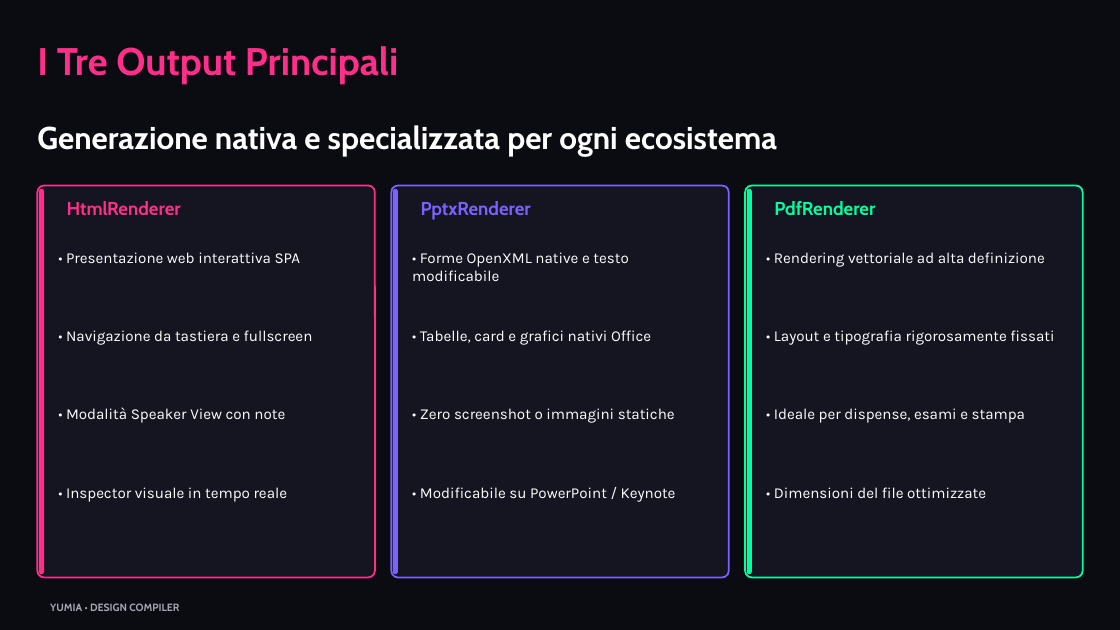
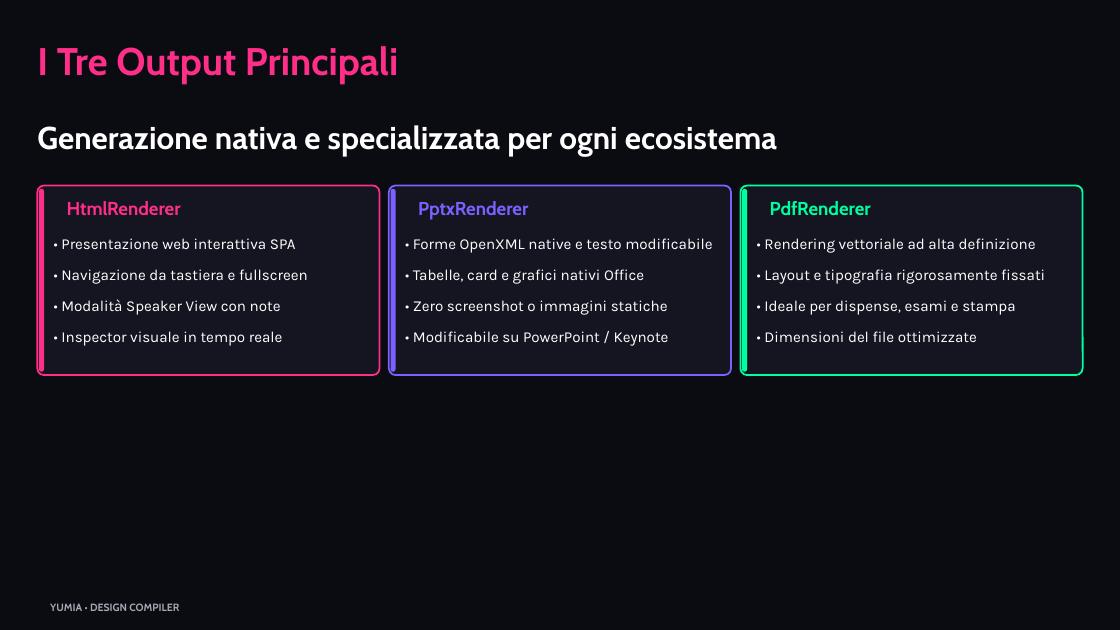
Before and after one commit to biagio-scaglia/Yumia-MD, a slide deck: slide 8 of presentation.pptx. Drawn at 1120x630 pixels with LibreOffice and Linux fonts; fonts in the diff are those of the drawing. Boxes give left, top, right and bottom in pixels: in the first picture for what was removed or moved away, otherwise in the second. Text is boxed around its words. In the diff, an @@ line names an element or a change of style, - is before the commit and + after.

Commit message:
fix(layout,html): prevent grid cards from overflowing slide height
Tighten paragraph/list estimates, densify card packing, and equalize row heights so uneven bullet columns stay closed within 16:9.

```diff
--- a/presentation.pptx
+++ b/presentation.pptx
@@ rounded rectangle: place and size @@
-rounded rectangle at [37, 186, 375, 578]
+rounded rectangle at [37, 186, 379, 376]
@@ rounded rectangle: place and size @@
-rounded rectangle at [39, 189, 44, 575]
+rounded rectangle at [39, 189, 44, 372]
@@ rounded rectangle: place and size @@
-rounded rectangle at [392, 186, 729, 578]
+rounded rectangle at [389, 186, 731, 376]
@@ rounded rectangle: place and size @@
-rounded rectangle at [393, 189, 398, 575]
+rounded rectangle at [391, 189, 396, 372]
@@ proportions changed in 3 elements at [389, 186, 731, 376], [37, 186, 379, 376], [740, 186, 1082, 376] @@
@@ rounded rectangle: place and size @@
-rounded rectangle at [745, 186, 1083, 578]
+rounded rectangle at [740, 186, 1082, 376]
@@ rounded rectangle: place and size @@
-rounded rectangle at [747, 189, 752, 575]
+rounded rectangle at [742, 189, 747, 372]
@@ text "PdfRenderer": place and size @@
-text "PdfRenderer" at [774, 201, 875, 215]
+text "PdfRenderer" at [770, 201, 871, 215]
@@ text "• Presentazione web interattiva SPA": place and size @@
-text "• Presentazione web interattiva SPA" at [66, 252, 301, 263]
+text "• Presentazione web interattiva SPA" at [61, 238, 296, 249]
@@ text "• Forme OpenXML native e ..." rewrapped from [412, 252, 628, 281] to [413, 238, 712, 253] @@
@@ text "• Rendering vettoriale ad alta ...": place and size @@
-text "• Rendering vettoriale ad alta ..." at [774, 252, 1045, 267]
+text "• Rendering vettoriale ad alta ..." at [764, 238, 1036, 253]
@@ text "• Navigazione da tastiera e ...": place and size @@
-text "• Navigazione da tastiera e ..." at [66, 330, 313, 345]
+text "• Navigazione da tastiera e ..." at [61, 269, 308, 284]
@@ text "• Tabelle, card e grafici ...": place and size @@
-text "• Tabelle, card e grafici ..." at [420, 330, 651, 345]
+text "• Tabelle, card e grafici ..." at [413, 269, 644, 284]
@@ text "• Layout e tipografia rigorosamente ...": place and size @@
-text "• Layout e tipografia rigorosamente ..." at [774, 330, 1054, 345]
+text "• Layout e tipografia rigorosamente ..." at [764, 269, 1045, 284]
@@ text "• Modalità Speaker View con ...": place and size @@
-text "• Modalità Speaker View con ..." at [66, 407, 285, 423]
+text "• Modalità Speaker View con ..." at [61, 299, 281, 315]
@@ text "• Zero screenshot o immagini ...": place and size @@
-text "• Zero screenshot o immagini ..." at [420, 408, 675, 423]
+text "• Zero screenshot o immagini ..." at [413, 300, 668, 315]
@@ text "• Ideale per dispense, esami ...": place and size @@
-text "• Ideale per dispense, esami ..." at [774, 408, 1025, 423]
+text "• Ideale per dispense, esami ..." at [764, 300, 1015, 315]
@@ text "• Inspector visuale in tempo ...": place and size @@
-text "• Inspector visuale in tempo ..." at [66, 487, 288, 502]
+text "• Inspector visuale in tempo ..." at [61, 331, 283, 346]
@@ text "• Modificabile su PowerPoint / ...": place and size @@
-text "• Modificabile su PowerPoint / ..." at [420, 487, 676, 502]
+text "• Modificabile su PowerPoint / ..." at [413, 331, 669, 346]
@@ text "• Dimensioni del file ottimizzate": place and size @@
-text "• Dimensioni del file ottimizzate" at [774, 487, 986, 498]
+text "• Dimensioni del file ottimizzate" at [764, 331, 977, 342]
```
Also in this commit, not shown: 12 other slides changed, 6 other files.
